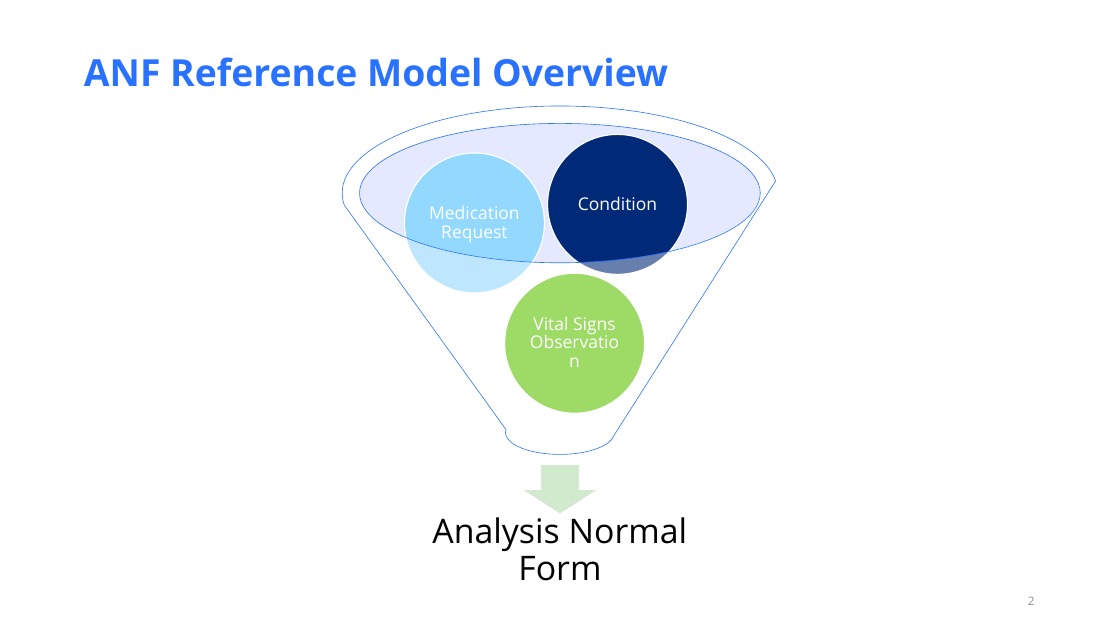
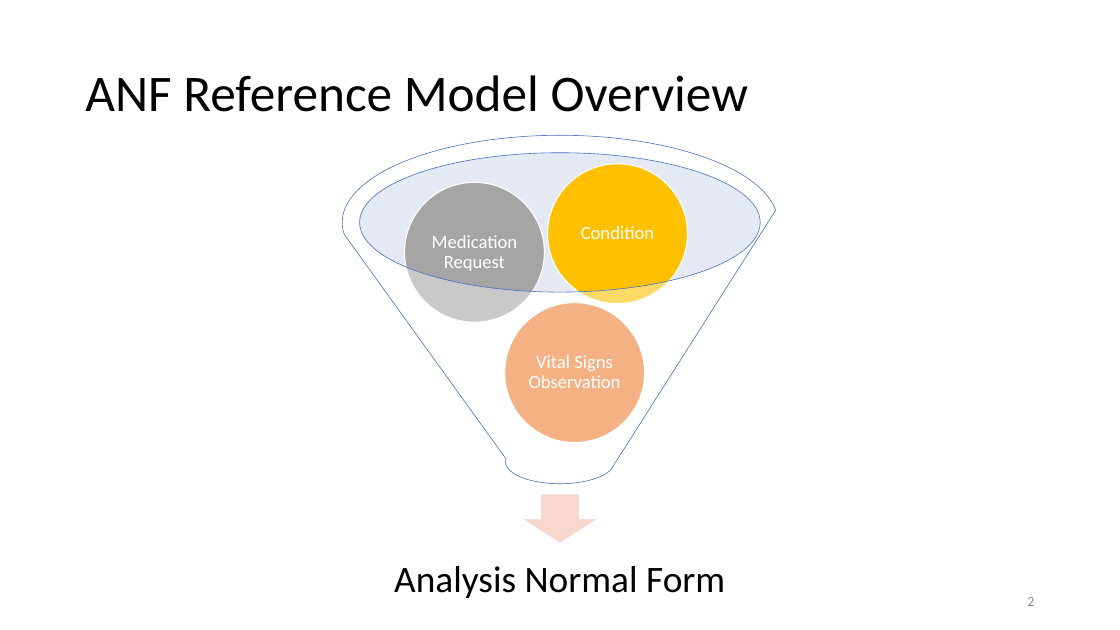
Before and after one commit to HL7/ANF, a slide deck: slide 2 of src/main/uml/doc/ANF Reference Model.pptx. Drawn at 1120x630 pixels with LibreOffice and Linux fonts; fonts in the diff are those of the drawing. Boxes give left, top, right and bottom in pixels: in the first picture for what was removed or moved away, otherwise in the second. Text is boxed around its words. In the diff, an @@ line names an element or a change of style, - is before the commit and + after.

```diff
--- a/src/main/uml/doc/ANF Reference Model.pptx
+++ b/src/main/uml/doc/ANF Reference Model.pptx
@@ title "ANF Reference Model Overview": place and size @@
-title "ANF Reference Model Overview" at <box>84,57,668,87</box>
+title "ANF Reference Model Overview" at <box>85,75,748,112</box>
@@ title "ANF Reference Model Overview" at <box>85,75,748,112</box>: size 32 to 44 pt, font Open Sans to Calibri, text colour #2972FF to #000000, bold off; line spacing 0.8 to 0.9 @@
@@ funnel at <box>342,135,778,484</box>: outline #2972FF 0.5 pt to #4472C4 0.5 pt @@
@@ ellipse at <box>359,152,760,292</box>: fill #BEC9FF at 40% opacity to #C1C9E4 at 40% opacity @@
@@ 4 texts, 4 ellipses, 1 funnel, 1 down arrow: place and size @@
-4 texts, 4 ellipses, 1 funnel, 1 down arrow at <box>342,106,778,581</box>
+4 texts, 4 ellipses, 1 funnel, 1 down arrow at <box>342,135,778,598</box>
@@ ellipse at <box>548,164,688,304</box>: fill #002A77 to #FFC000 @@
@@ ellipse at <box>404,182,544,323</box>: fill #93D8FF to #A5A5A5 @@
@@ size 15 to 16 pt, font Open Sans to Calibri in 3 elements at <box>432,235,518,271</box>, <box>529,355,621,388</box>, <box>581,226,654,239</box> @@
@@ ellipse at <box>505,302,645,443</box>: fill #5DC200 to #ED7D31 @@
@@ down arrow at <box>521,494,599,544</box>: fill #D2E9CC to #F8D7CE @@
@@ text "Analysis Normal Form" at <box>394,566,725,598</box>: size 29 to 32 pt, font Open Sans to Calibri; more space between paragraphs @@
```
Also in this commit, not shown: 12 other slides changed, 5 slides added, 5 other files.
